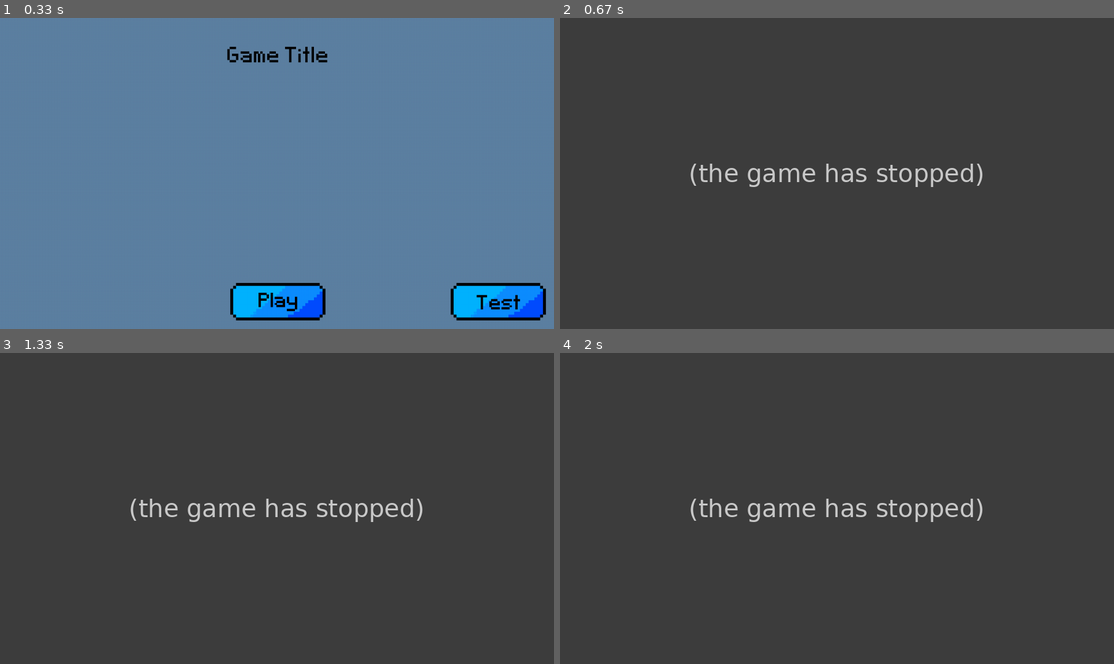
Above: before the commit, frames 1-4 (two rows, left to right).
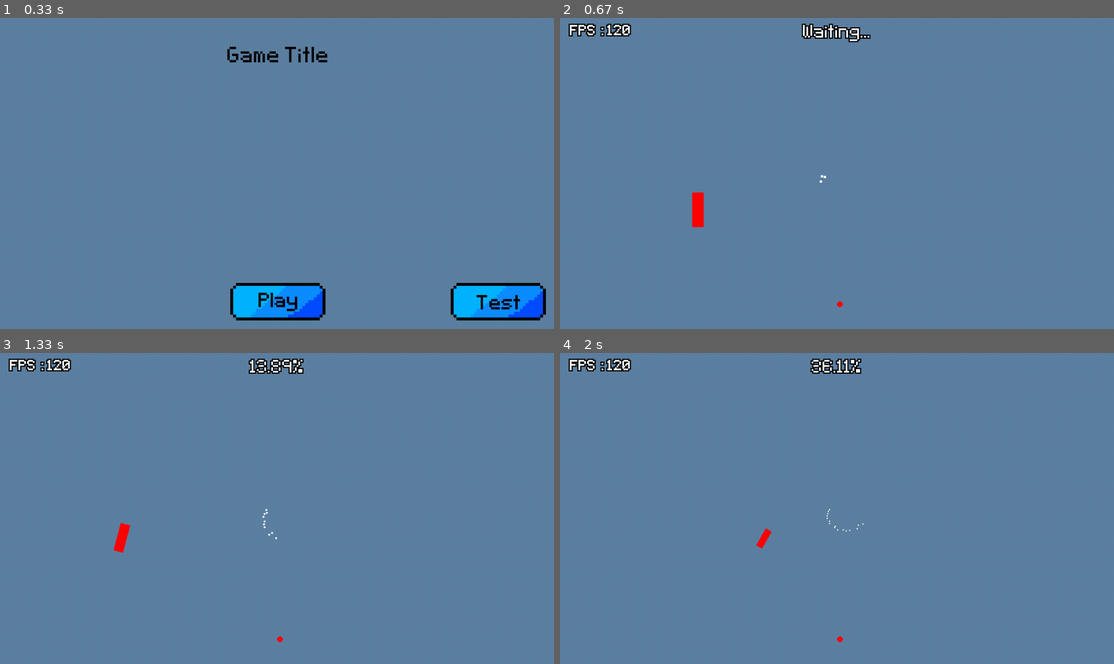
Above: after the commit, the same moments.

Repository: mementojunior123/pygame_framework
Game: pygame game, started from main.py
The game is run twice, just before and just after one commit, with the same random seed, the same clock (stepped at 60 frames per second) and the same inputs.
Inputs (mouse positions are in pixels of both pictures, inside the frame that each line leads up to):
- Up to frame 1 (0.33 s): no input
- Up to frame 2 (0.67 s): click (837, 301) at 0.38 s
- Up to frame 3 (1.33 s): tap E at 0.67 s; hold A from 1 s (still down)
- Up to frame 4 (2 s): release A at 1.53 s; hold S 1.57-1.87 s; tap E at 1.72 s; hold A from 1.9 s (still down)

Frame 1 is identical in both runs. In frame 2, 100% of the frame differs, in the area x 0-100%, y 0-100%; in frame 3, 100%; in frame 4, 100%.
Error before the commit: TypeError: Sprite.update_all_registered_classes() takes 1 positional argument but 2 were giv...; the game stopped at 0.4 s (later frames are placeholders)

Commit message:
Fixed the bug in sprite.py

Diff:
--- a/assets/data/game_info.json
+++ b/assets/data/game_info.json
@@ -1,3 +1 @@
-{
-
-}
+{"high_score": 0}
--- a/framework/game/sprite.py
+++ b/framework/game/sprite.py
@@ -27,9 +27,10 @@
             for linked in (parent.linked_classes):
                 if linked not in cls.linked_classes:
                     cls.linked_classes.append(linked)
-                if parent not in cls.linked_classes:
-                    cls.linked_classes.append(parent)
-        if do_register: Sprite.register_class(cls)
+            if parent not in cls.linked_classes:
+                cls.linked_classes.append(parent)
+
+        Sprite.register_class(cls)
         for _ in range(sprite_count): cls()
 
     def __init__(self) -> None:
@@ -238,7 +239,7 @@
             element.update(delta)
         Sprite.clear_zombies(Sprite.active_elements)
 
-    @classmethod
+    @staticmethod
     def update_all_registered_classes(delta : float):
         for sprite_subclass in Sprite.registered_classes:
             sprite_subclass.update_class(delta)
